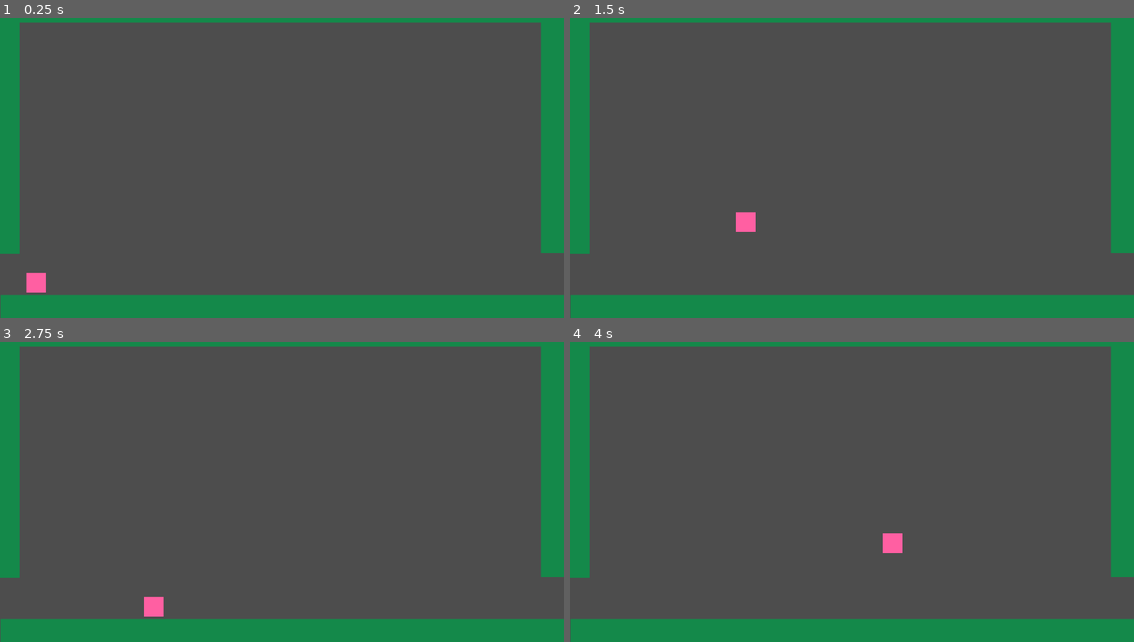
Above: before the commit, frames 1-4 (two rows, left to right).
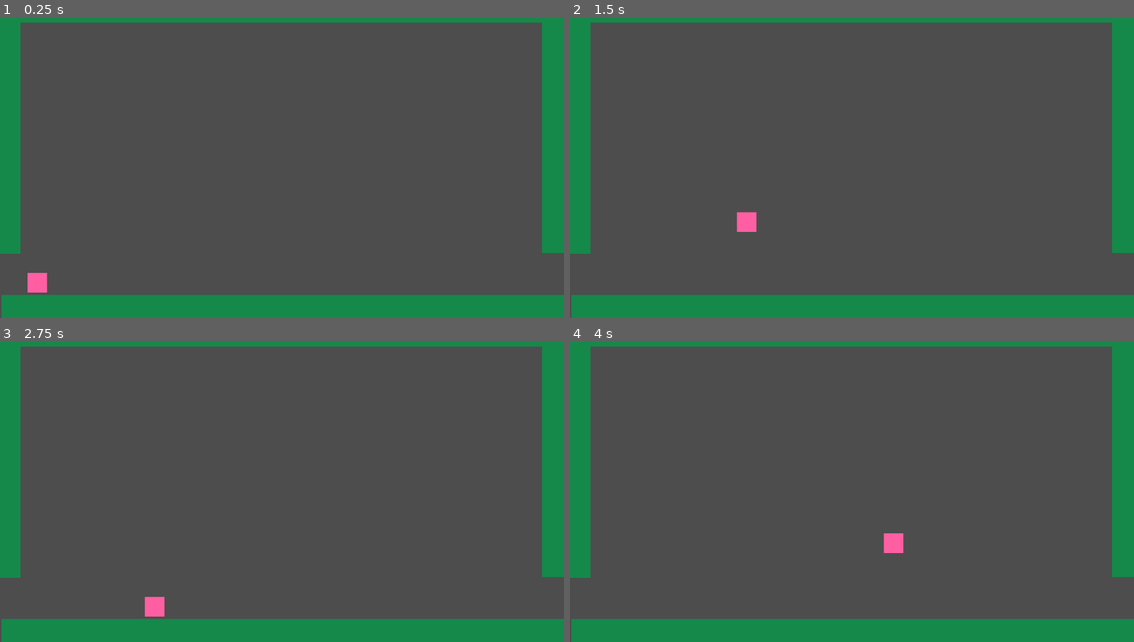
Above: after the commit, the same moments.

Repository: JoaoLucasFaria/Stack-Overflow-DDJ
Game: Godot game, scene res://cenas/main.tscn
Two runs of this game, one before a commit and one after it. Both use one fixed random seed, a clock stepped at 60 frames per second and the inputs below. The project has no main scene, so this scene is started directly.
Inputs:
- Up to frame 1 (0.25 s): no input
- Up to frame 2 (1.5 s): tap Enter (ui_accept) at 0.5, 0.77 s; hold Right (ui_right) from 0.53 s (still down)
- Up to frame 3 (2.75 s): tap Enter (ui_accept) at 1.52 s; release Right (ui_right) at 2.03 s; hold Left (ui_left) from 2.03 s (still down)
- Up to frame 4 (4 s): release Left (ui_left) at 2.78 s; hold Right (ui_right) from 2.78 s (still down); tap Enter (ui_accept) at 3.02, 3.77 s

The runs differ from the first frame. In frame 1, 0.3% of the frame differs, in the area x 0-97%, y 1-100%; in frame 2, 0.3%; in frame 3, 0.3%; in frame 4, 0.3%.

Commit message:
Correção no main.gd: validação correta da sala do chefe com proxima_entrada e prevenção de crash

Diff:
--- a/cenas/main.tscn
+++ b/cenas/main.tscn
@@ -3,4 +3,5 @@
 [ext_resource type="Script" uid="uid://4l5awj1dsi5u" path="res://scripts/main.gd" id="1_mtgg2"]
 
 [node name="Main" type="Node2D"]
+position = Vector2(2, 0)
 script = ExtResource("1_mtgg2")
--- a/scripts/main.gd
+++ b/scripts/main.gd
@@ -9,7 +9,7 @@
 ]
 
 @export var cena_chefe: String = "res://cenas/sala_chefe.tscn"
-@export var limite_salas_para_chefe: int = 50
+@export var limite_salas_para_chefe: int = 4
 
 var sala_atual: Node = null
 var historico_salas: Array[String] = []
@@ -35,10 +35,27 @@
 	var caminho_sala = ""
 
 	if indice_historico == historico_salas.size() - 1:
+		# Verifica se atingiu o limite para tentar o chefe
 		if historico_salas.size() >= limite_salas_para_chefe:
-			caminho_sala = cena_chefe
-			print("Chegou na sala do chefe!")
-		else:
+			var temp_chefe = load(cena_chefe).instantiate()
+			var entrada_chefe = ""
+
+			if temp_chefe.has_method("get_tipo_entrada"):
+				entrada_chefe = temp_chefe.get_tipo_entrada()
+			elif "tipo_entrada" in temp_chefe:
+				entrada_chefe = temp_chefe.tipo_entrada
+
+			temp_chefe.queue_free()
+
+			# Se encaixar perfeitamente, define o chefe
+			if proxima_entrada_requerida == entrada_chefe:
+				caminho_sala = cena_chefe
+				print("Chegou na sala do chefe com encaixe perfeito!")
+			else:
+				print("Limite atingido, mas incompatível com o chefe. Gerando sala normal para continuar...")
+
+		# Se ainda não for o chefe (ou se o chefe falhou no encaixe), escolhe uma sala normal
+		if caminho_sala == "":
 			var cenas_compativeis: Array[String] = []
 
 			var ultima_sala = ""
@@ -57,17 +74,14 @@
 
 			# Percorre todas as cenas para verificar a compatibilidade
 			for caminho in lista_cenas:
-				# Evita repetir a mesma sala consecutivamente
 				if caminho == ultima_sala:
 					print("-> Ignorada (é a última sala): ", caminho)
 					continue
 
 				var temp_cena = load(caminho).instantiate()
-
 				var aceita: bool = true
 				var tipo_entrada_candidata = ""
 
-				# Obtém o tipo_entrada da sala candidata
 				if temp_cena.has_method("get_tipo_entrada"):
 					tipo_entrada_candidata = temp_cena.get_tipo_entrada()
 				elif "tipo_entrada" in temp_cena:
@@ -75,7 +89,6 @@
 
 				print("Testando sala: ", caminho, " | Tem Entrada: [", tipo_entrada_candidata, "] vs Exigido: [", proxima_entrada_requerida, "]")
 
-				# Validação estrita
 				if tipo_entrada_candidata != "":
 					if tipo_entrada_candidata != proxima_entrada_requerida:
 						aceita = false
@@ -112,6 +125,7 @@
 
 	direcao_chegada = "direita"
 	carregar_sala(caminho_sala)
+
 
 func voltar_para_sala_anterior() -> void:
 	if indice_historico > 0:
